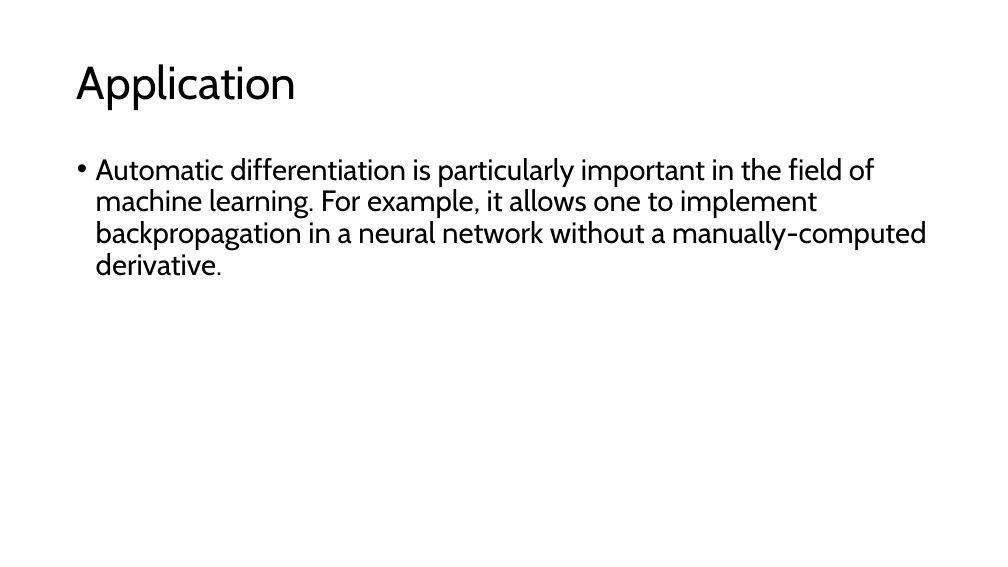
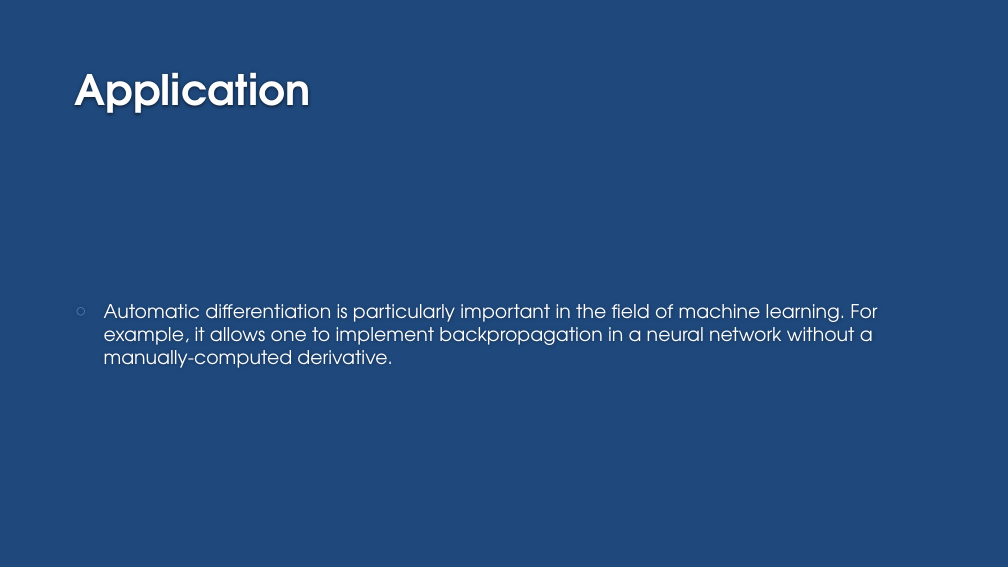
Before and after one commit to petrosvisconte/MATH319_final, a slide deck: slide 4 of Math 319 Final.pptx. Drawn at 1008x567 pixels with LibreOffice and Linux fonts; fonts in the diff are those of the drawing; background and template pictures are left out. Boxes give left, top, right and bottom in pixels: in the first picture for what was removed or moved away, otherwise in the second. Text is boxed around its words. In the diff, an @@ line names an element or a change of style, - is before the commit and + after.

```diff
--- a/Math 319 Final.pptx
+++ b/Math 319 Final.pptx
@@ background #FFFFFF to #1F497D @@
@@ title "Application": place and size @@
-title "Application" at [77,64,297,110]
+title "Application" at [75,72,311,114]
@@ title "Application" at [75,72,311,114]: size 44 to 40 pt, font Cabin to TeX Gyre Adventor, text colour #000000 to #FEFEFE, bold on; line spacing 0.9 to 1; vertical alignment middle to bottom @@
@@ text "Automatic differentiation is particularly important ...": place and size @@
-text "Automatic differentiation is particularly important ..." at [96,158,927,276]
+text "Automatic differentiation is particularly important ..." at [104,304,877,368]
@@ text "Automatic differentiation is particularly important ..." at [104,304,877,368]: size 28 to 18 pt, font Cabin to TeX Gyre Adventor, text colour #000000 to #FFFFFF; bullet • to ○; line spacing 0.9 to 1; vertical alignment top to middle @@
```
Also in this commit, not shown: 3 other slides changed.
